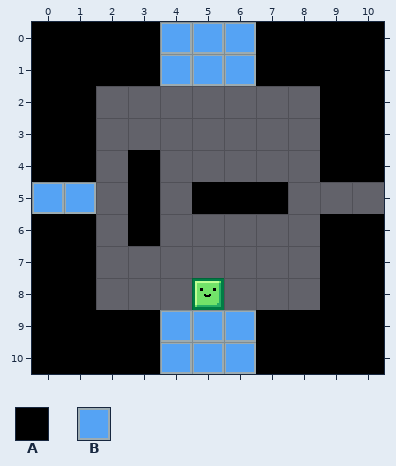
Level history. Tiled map (JSON): Assets/Level_Editor/TileMap/Room_1.tmj. The first picture shows the starting point.
Cells are 32x32 px. Shown: x 0..10, y 0..10. Tiles whose own drawing changed are shown in their newer look in all pictures.
Key: from "tileSet": A 33, B 45.
_ is an empty cell.
Layers that did not change in this view are not listed.
Layer "Blocks" before, first column x 0:
 0 AAAABBBAAAA
 1 AAAABBBAAAA
 2 AA_______AA
 3 AA_______AA
 4 AA_A_____AA
 5 BB_A_AAA___
 6 AA_A_____AA
 7 AA_______AA
 8 AA_______AA
 9 AAAABBBAAAA
10 AAAABBBAAAA
The same view after the edit:
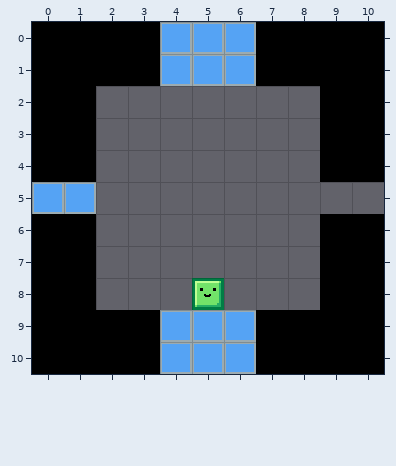
The exact change:
Layer "Blocks":
y 4: x 3 A -> _
y 5: x 3 A -> _; x 5..7 AAA -> ___
y 6: x 3 A -> _
Changed places in both pictures, as pixel boxes (x1, y1, x2, y2):
removed: (128, 150, 160, 246)
removed: (192, 182, 288, 214)
